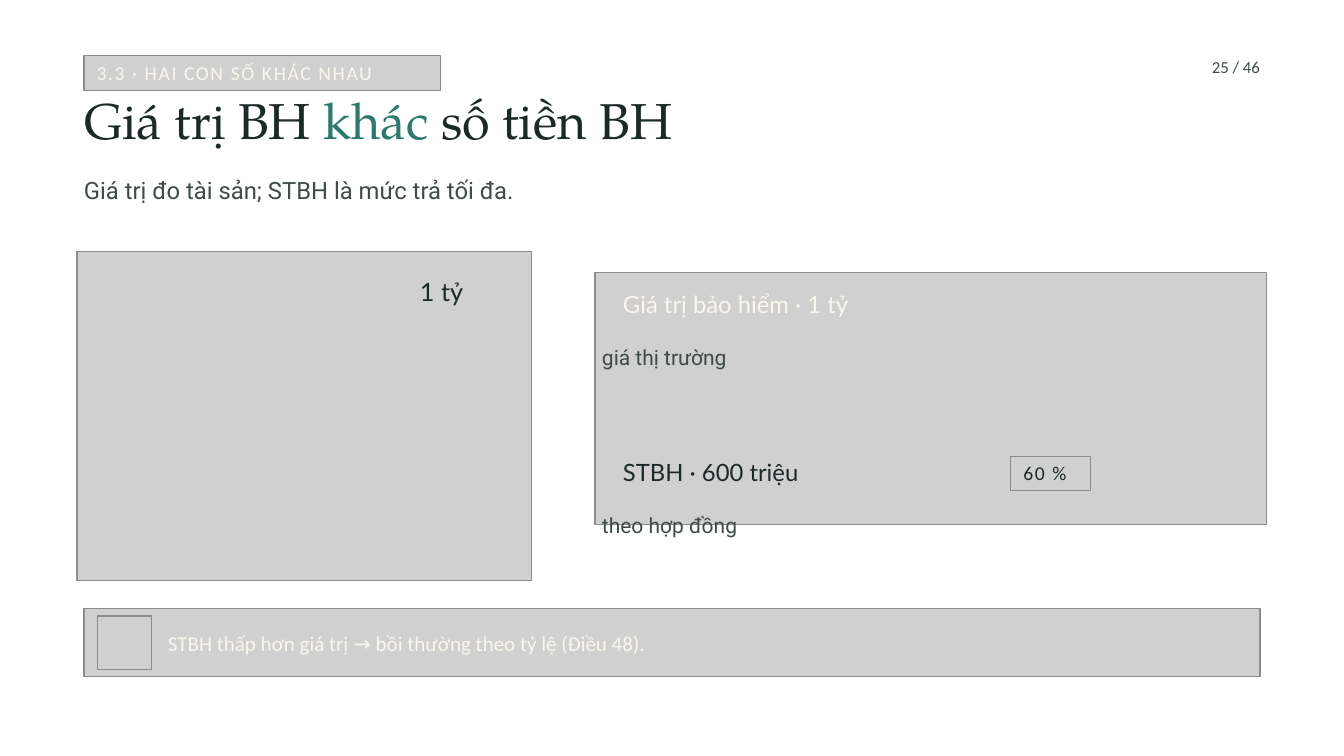
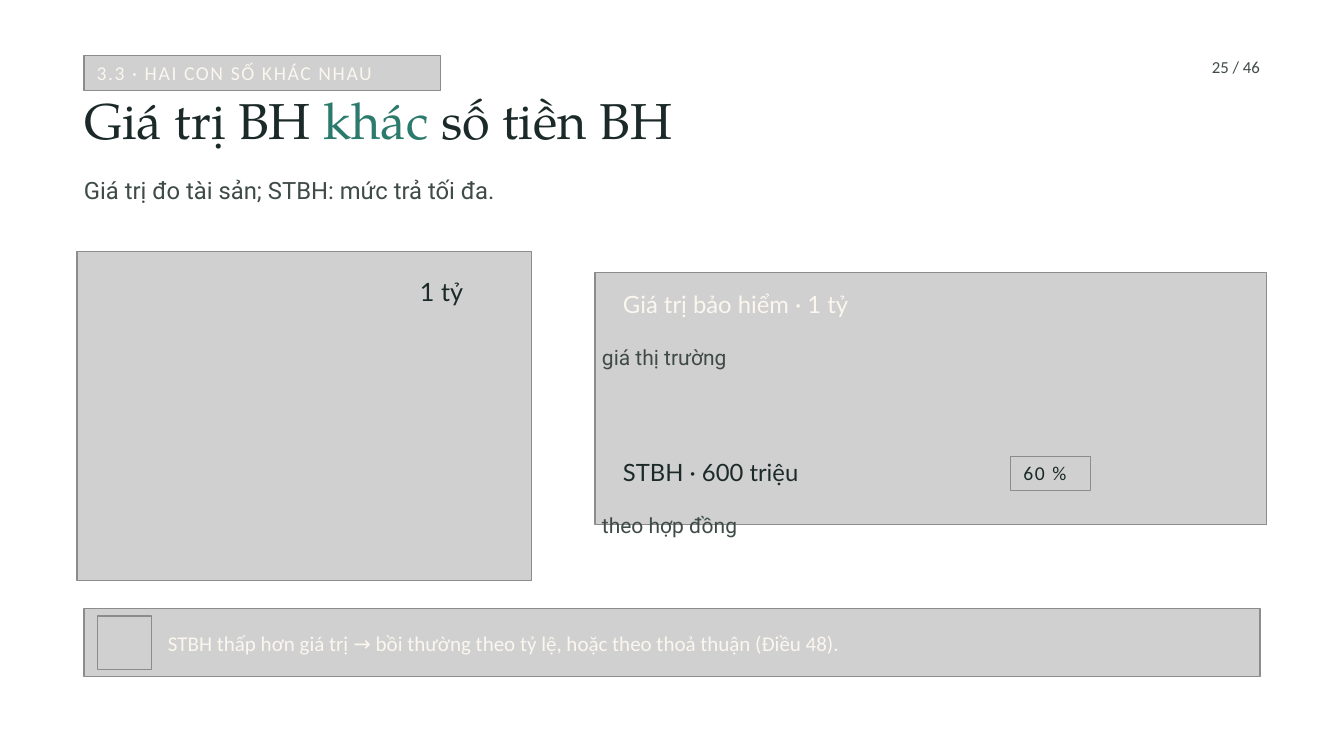
Before and after one commit to tranquanghaofake-dotcom/Law, a slide deck: slide 25 of docs/bai/ch3-bao-hiem-thuong-mai/bao-hiem-thuong-mai.pptx. Drawn at 1344x756 pixels with LibreOffice and Linux fonts; fonts in the diff are those of the drawing; grey boxes stand for pictures; background and template pictures are left out. Boxes give left, top, right and bottom in pixels: in the first picture for what was removed or moved away, otherwise in the second. Text is boxed around its words. In the diff, an @@ line names an element or a change of style, - is before the commit and + after.

```diff
--- a/docs/bai/ch3-bao-hiem-thuong-mai/bao-hiem-thuong-mai.pptx
+++ b/docs/bai/ch3-bao-hiem-thuong-mai/bao-hiem-thuong-mai.pptx
@@ text at (84, 179, 494, 203): text changed @@
-Giá trị đo tài sản; STBH là mức trả tối đa.
+Giá trị đo tài sản; STBH: mức trả tối đa.
@@ text at (168, 636, 839, 654): text changed @@
-STBH thấp hơn giá trị → bồi thường theo tỷ lệ (Điều 48).
+STBH thấp hơn giá trị → bồi thường theo tỷ lệ, hoặc theo thoả thuận (Điều 48).
```
Also in this commit, not shown: 19 other slides changed, 6 other files.
